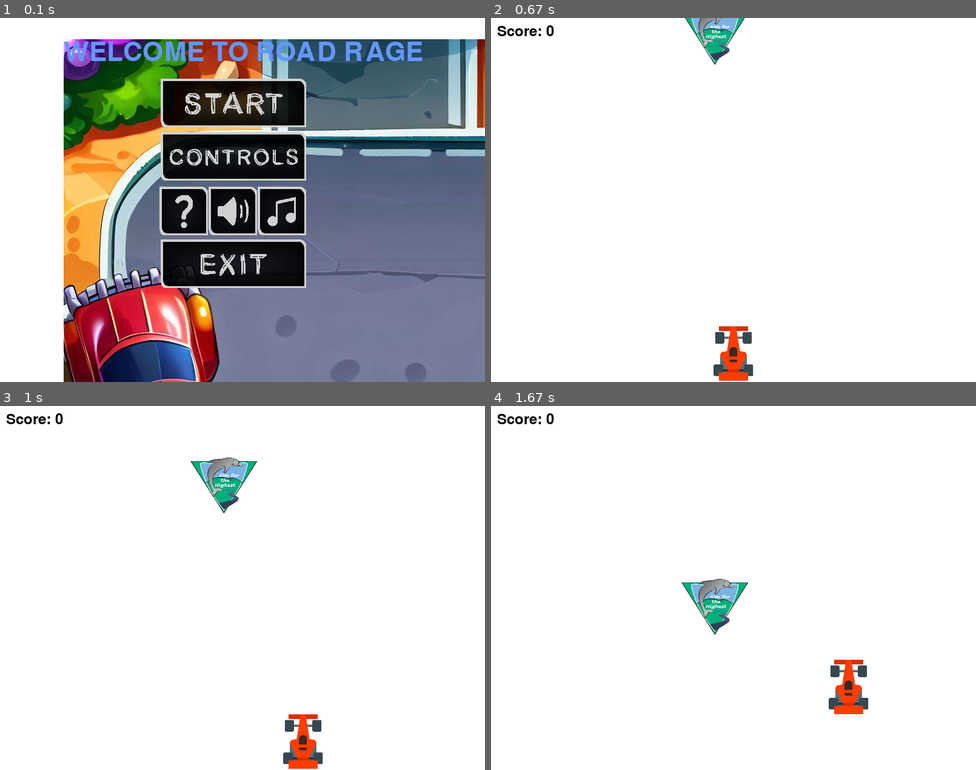
Above: before the commit, frames 1-4 (two rows, left to right).
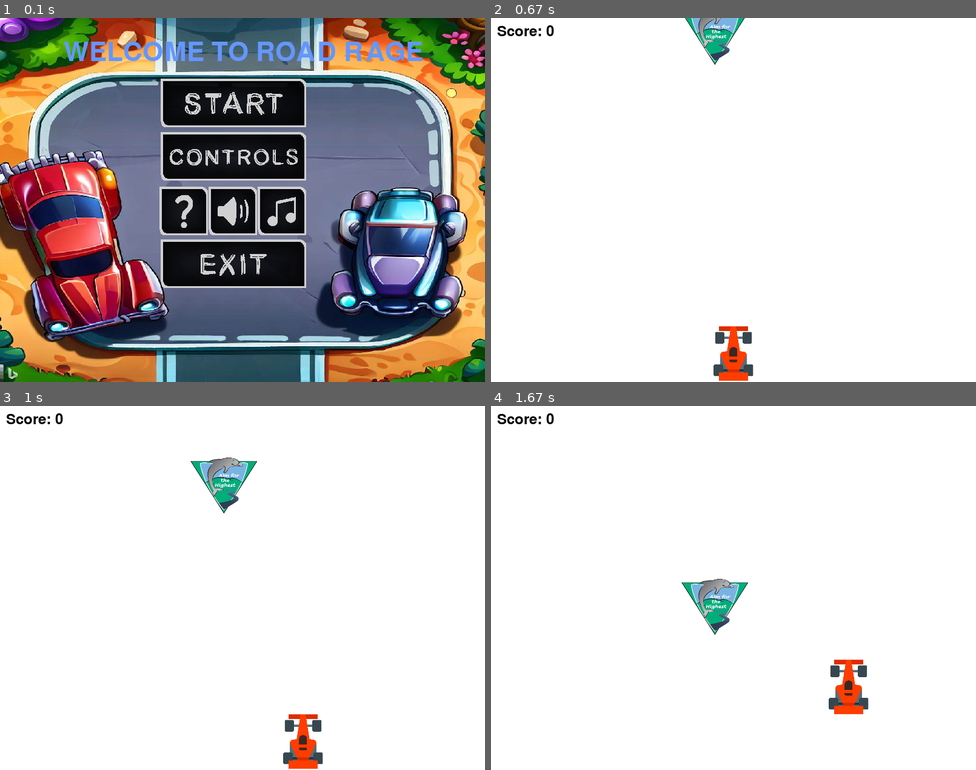
Above: after the commit, the same moments.

Repository: NicoVDT/SDD-AT3
Game: pygame game, started from python game/car game.py
Same seed, same stepped clock (60 frames per second), same inputs: the game is played once before the commit and once after it.
Inputs (mouse positions are in pixels of both pictures, inside the frame that each line leads up to):
- Up to frame 1 (0.1 s): no input
- Up to frame 2 (0.67 s): click (723, 101) at 0.38 s
- Up to frame 3 (1 s): hold Right from 0.67 s (still down); move the mouse to (223, 602) at 0.7 s
- Up to frame 4 (1.67 s): release Right at 1.13 s; hold Up 1.17-1.47 s; hold Right from 1.5 s (still down)

The runs differ from the first frame. In frame 1, 76% of the frame differs, in the area x 0-100%, y 0-100%; in frame 2, nothing differs; in frame 3, nothing differs; in frame 4, nothing differs.

Commit message:
scale background image

Diff:
--- a/python game/car game.py
+++ b/python game/car game.py
@@ -55,7 +55,9 @@
 music_mute_button_image = pygame.image.load(
     "Menu Buttons/Square Buttons/Square Buttons/Music Square Button muted.png")
 
-background_image = pygame.image.load("Background.png")
+original_background_image = pygame.image.load("Background.png")
+background_image = pygame.transform.scale(
+    original_background_image, (800, 600))
 
 up_image = pygame.image.load(
     r"Menu Buttons/Square Buttons/Square Buttons/Up Square Button.png")
@@ -92,7 +94,7 @@
 
 
 def menu():
-    screen.blit(background_image, (105, 35))
+    screen.blit(background_image, (0, 0))
     if start_button.draw():
         global start_game
         start_game = True
